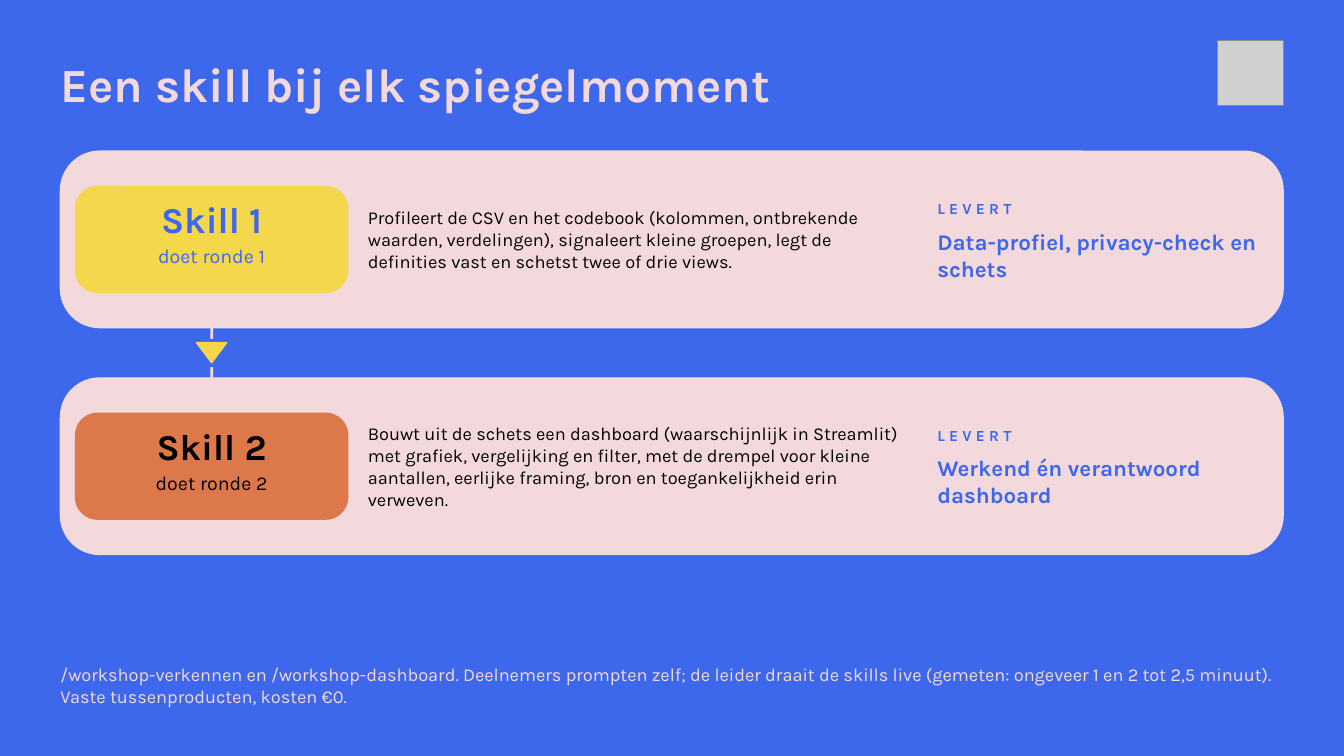
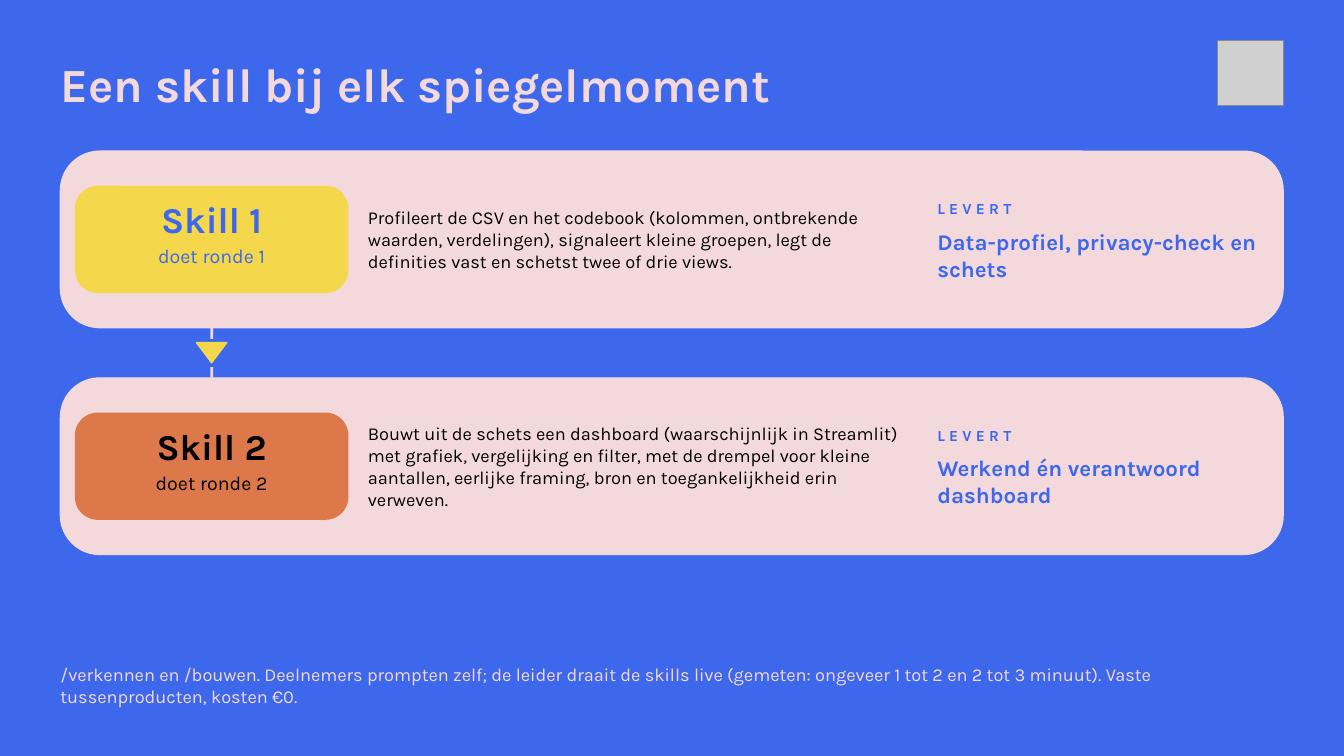
Before and after one commit to cedanl/clidev-presentaties, a slide deck: slide 11 of workshop-rad/exports/workshop-voorstel-RAD_120min.pptx. Drawn at 1344x756 pixels with LibreOffice and Linux fonts; fonts in the diff are those of the drawing; grey boxes stand for pictures. Boxes give left, top, right and bottom in pixels: in the first picture for what was removed or moved away, otherwise in the second. Text is boxed around its words. In the diff, an @@ line names an element or a change of style, - is before the commit and + after.

```diff
--- a/workshop-rad/exports/workshop-voorstel-RAD_120min.pptx
+++ b/workshop-rad/exports/workshop-voorstel-RAD_120min.pptx
@@ text at <box>60,667,1151,707</box>: text changed @@
-/workshop-verkennen en /workshop-dashboard. Deelnemers prompten zelf; de leider draait de skills live (gemeten: ongeveer 1 en 2 tot 2,5 minuut). Vaste tussenproducten, kosten €0.
+/verkennen en /bouwen. Deelnemers prompten zelf; de leider draait de skills live (gemeten: ongeveer 1 tot 2 en 2 tot 3 minuut). Vaste tussenproducten, kosten €0.
```
Also in this commit, not shown: 2 other slides changed, 25 other files.
